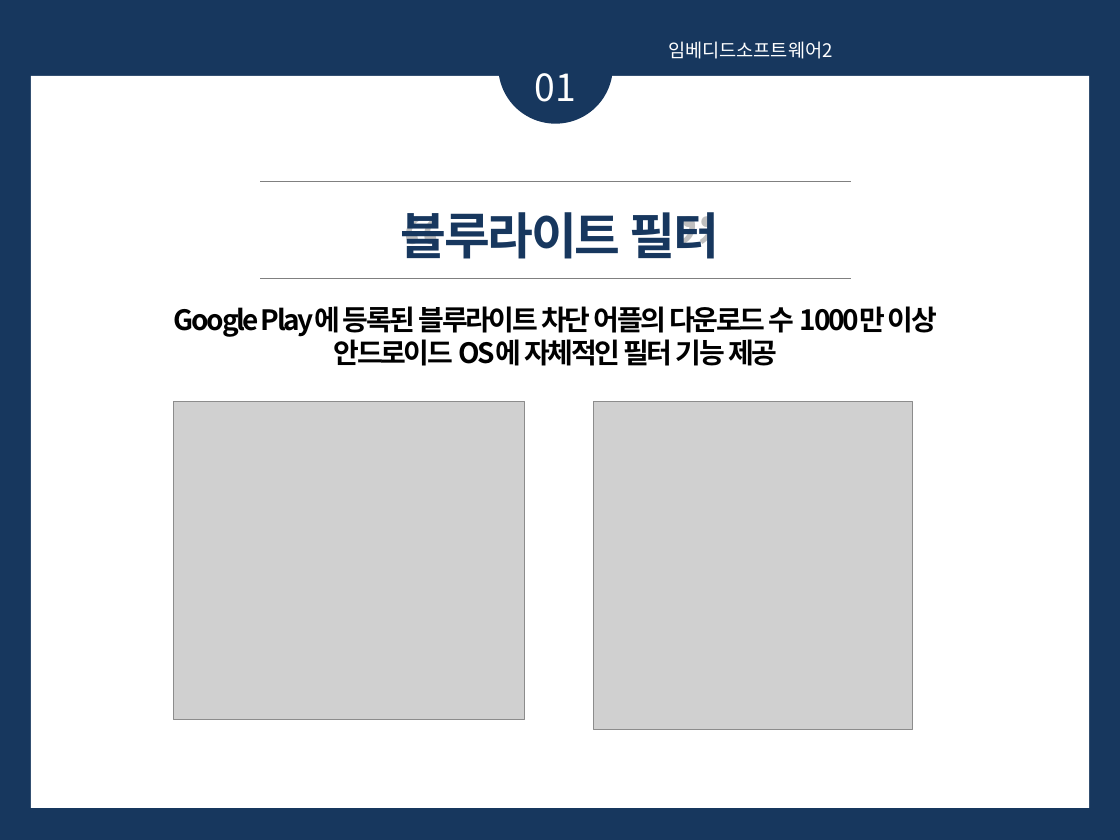
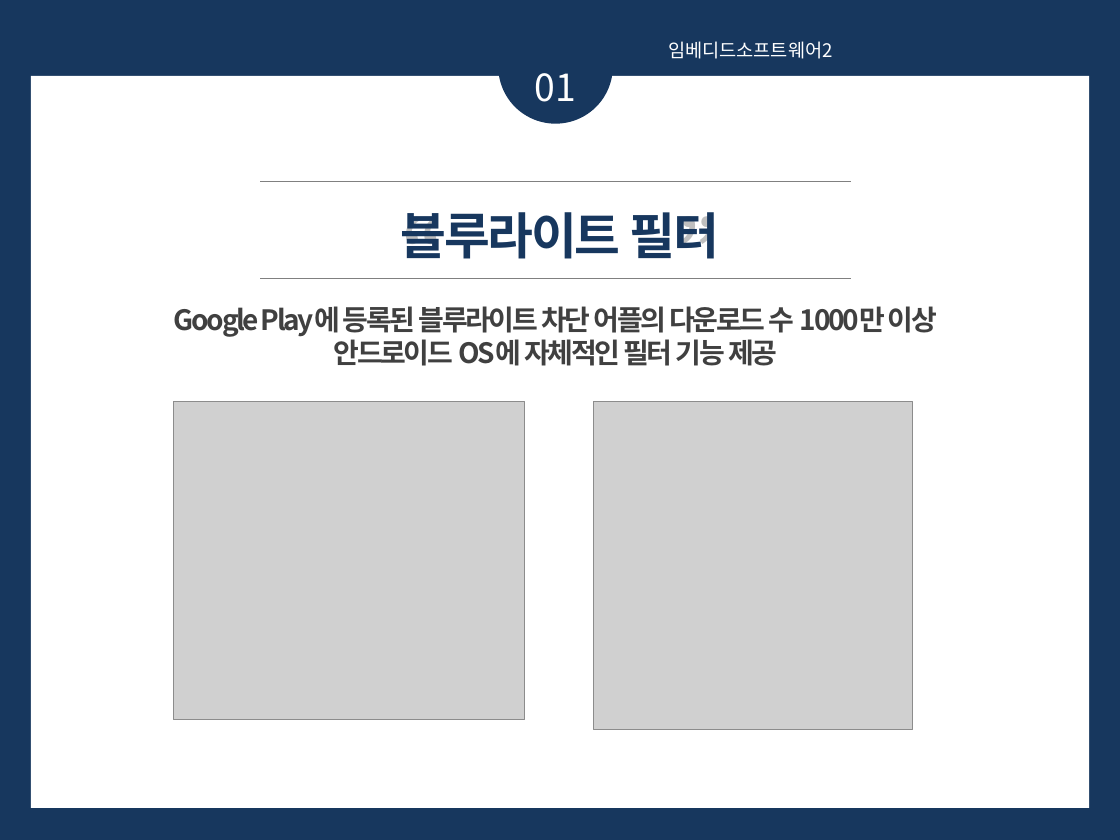
Before and after one commit to 201411108/Black-Android-app-for-eye, a slide deck: slide 4 of Document/발표PPT양식.pptx (slide 5 before the commit). Drawn at 1120x840 pixels with LibreOffice and Linux fonts; fonts in the diff are those of the drawing; grey boxes stand for pictures. Boxes give left, top, right and bottom in pixels: in the first picture for what was removed or moved away, otherwise in the second. Text is boxed around its words. In the diff, an @@ line names an element or a change of style, - is before the commit and + after.

```diff
--- a/Document/발표PPT양식.pptx
+++ b/Document/발표PPT양식.pptx
@@ text "Google Play에 등록된 블루라이트 차단 ..." at (x1=174, y1=306, x2=937, y2=366): text colour #000000 to #404040 @@
```
Also in this commit, not shown: 5 other slides changed, 3 slides added, 1 slide removed.
